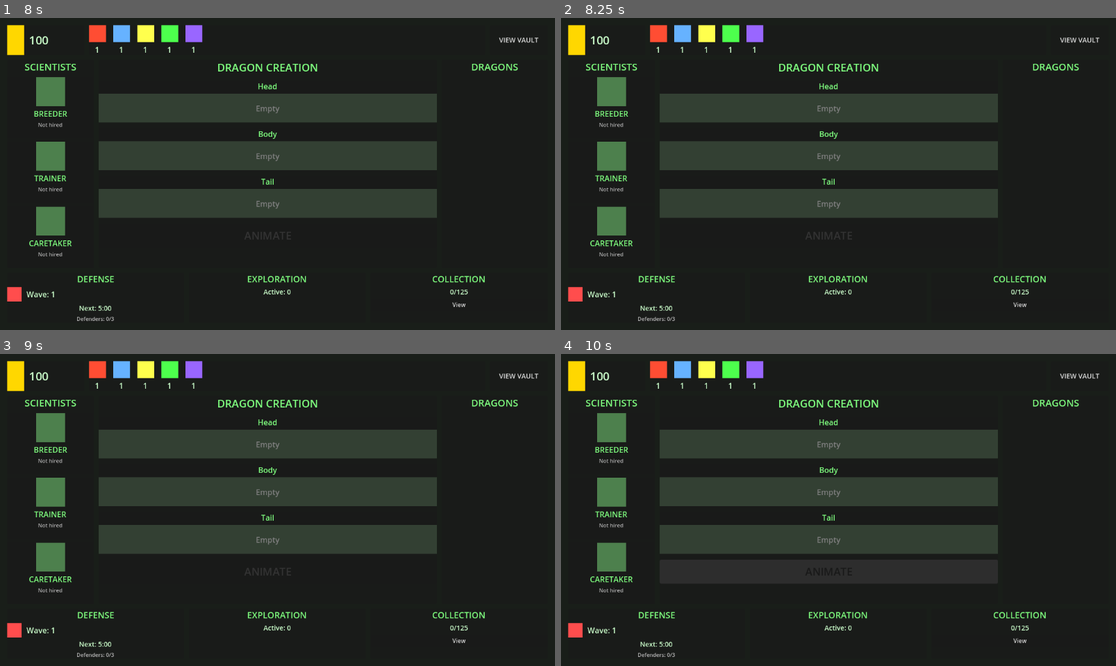
Above: before the commit, frames 1-4 (two rows, left to right).
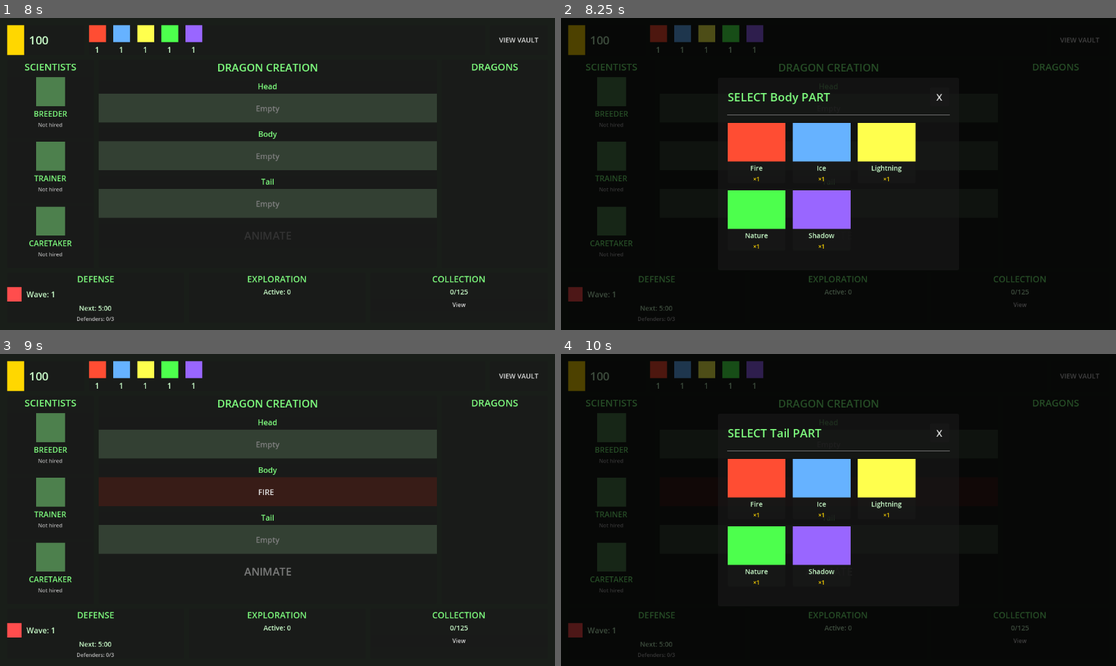
Above: after the commit, the same moments.

Repository: dunnston/DragonForge
Game: Godot game, scene res://scenes/ui/factory_manager.tscn
Same seed, same stepped clock (60 frames per second), same inputs: the game is played once before the commit and once after it. This scene is started directly instead of the project's main scene.
Inputs (mouse positions are in pixels of both pictures, inside the frame that each line leads up to):
- Up to frame 1 (8 s): click "VIEW VAULT" at 0.5 s; click "ANIMATE" at 1.25 s; click "View" at 2 s; click "VIEW VAULT" at 2.75 s; click "ANIMATE" at 3.5 s; click "View" at 4.25 s; click "VIEW VAULT" at 5 s; click "ANIMATE" at 5.75 s; click "View" at 6.5 s; click "X" at 7.25 s
- Up to frame 2 (8.25 s): tap Enter at 8 s; move the mouse to (960, 158) at 8.02 s; click (960, 158) at 8.17 s
- Up to frame 3 (9 s): tap Space at 8.27 s; click (194, 488) at 8.77 s
- Up to frame 4 (10 s): tap Space at 9.5 s; drag from (727, 525) to (810, 572) at 9.52 s

Frame 1 is identical in both runs. In frame 2, 24% of the frame differs, in the area x 1-98%, y 2-98%; in frame 3, 5.7%; in frame 4, 27%.

Commit message:
AI Chat Checkpoint: msg_6_2025-10-20T19-37-24 - I want to make it when I click a dragon on the rig...

Diff:
--- a/scripts/ui/factory_manager.gd
+++ b/scripts/ui/factory_manager.gd
@@ -99,10 +99,10 @@
 	print("[FactoryManager] Factory Manager UI initialized")
 
 func _setup_part_slot_buttons():
-	# Use gui_input on the panels for more reliable click detection
-	head_slot_panel.gui_input.connect(func(event): _on_slot_input(event, "head"))
-	body_slot_panel.gui_input.connect(func(event): _on_slot_input(event, "body"))
-	tail_slot_panel.gui_input.connect(func(event): _on_slot_input(event, "tail"))
+	# Use gui_input on the slot rectangles (the "Empty" areas) for click detection
+	head_slot_rect.gui_input.connect(func(event): _on_slot_input(event, "head"))
+	body_slot_rect.gui_input.connect(func(event): _on_slot_input(event, "body"))
+	tail_slot_rect.gui_input.connect(func(event): _on_slot_input(event, "tail"))
 
 	print("[FactoryManager] Slot buttons set up")
 
